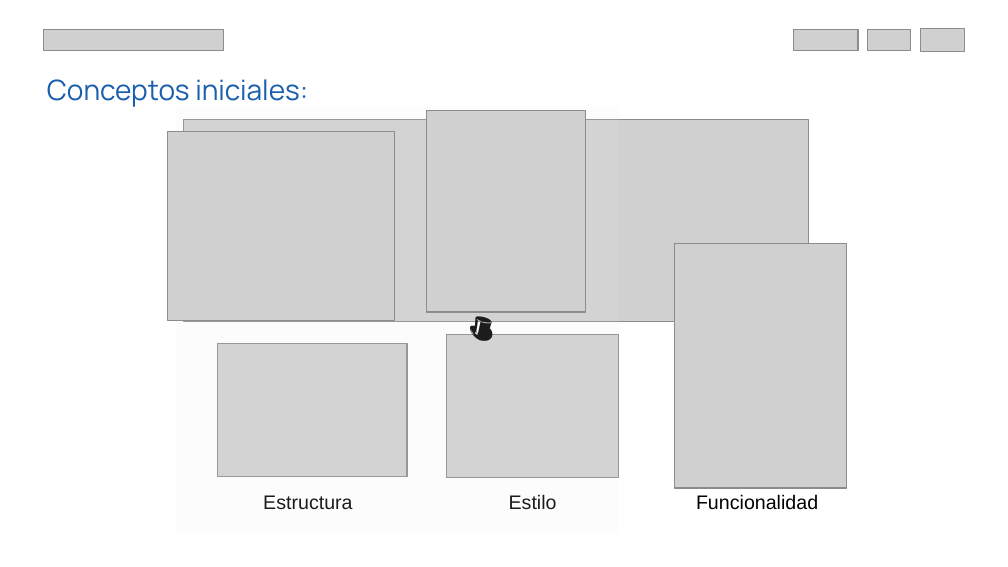
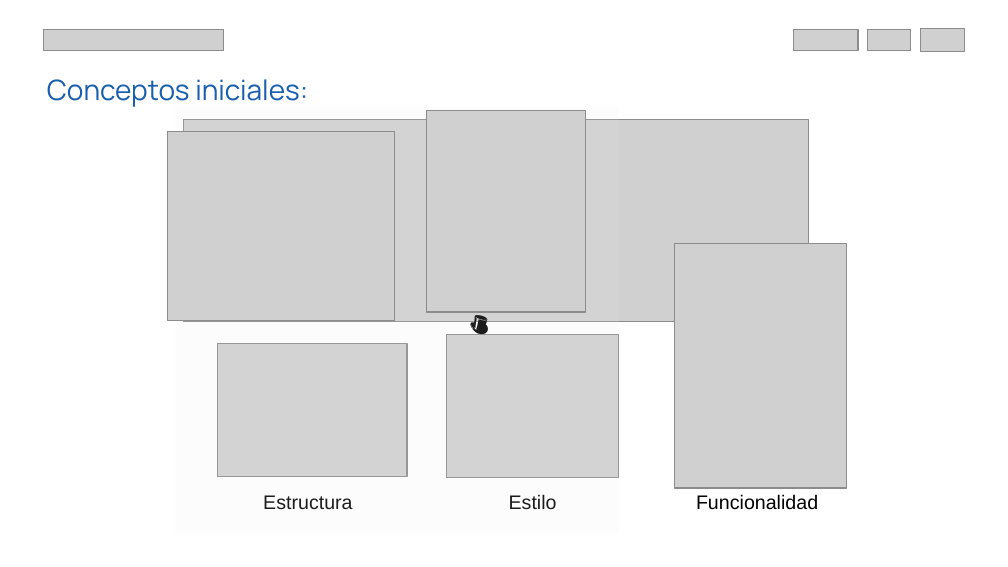
Before and after one commit to Pirinkinho/curso, a slide deck: slide 3 of curso_client/JS I.odp. Drawn at 1008x567 pixels with LibreOffice and Linux fonts; fonts in the diff are those of the drawing; grey boxes stand for pictures. Boxes give left, top, right and bottom in pixels: in the first picture for what was removed or moved away, otherwise in the second. Text is boxed around its words. In the diff, an @@ line names an element or a change of style, - is before the commit and + after.

```diff
--- a/curso_client/JS I.odp
+++ b/curso_client/JS I.odp
@@ text "🎩" at (457, 297, 520, 351): size 18 to 14 pt @@
```
Also in this commit, not shown: 7 other files.
